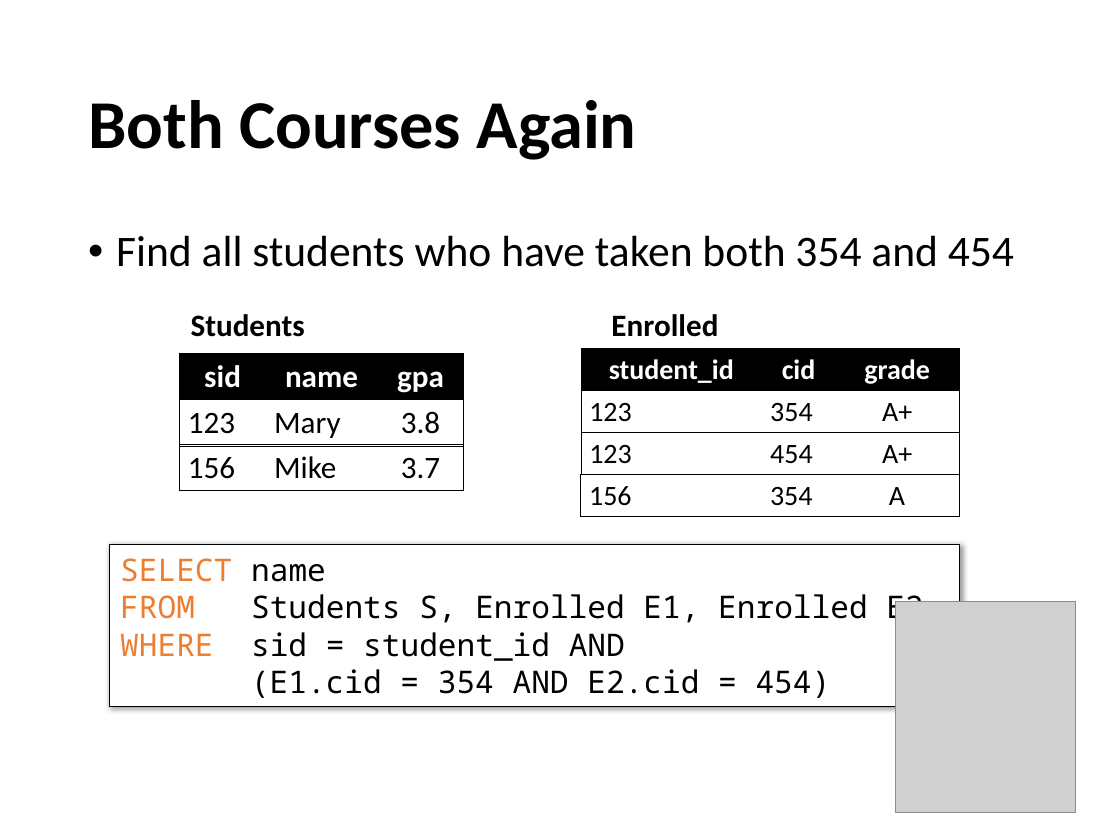
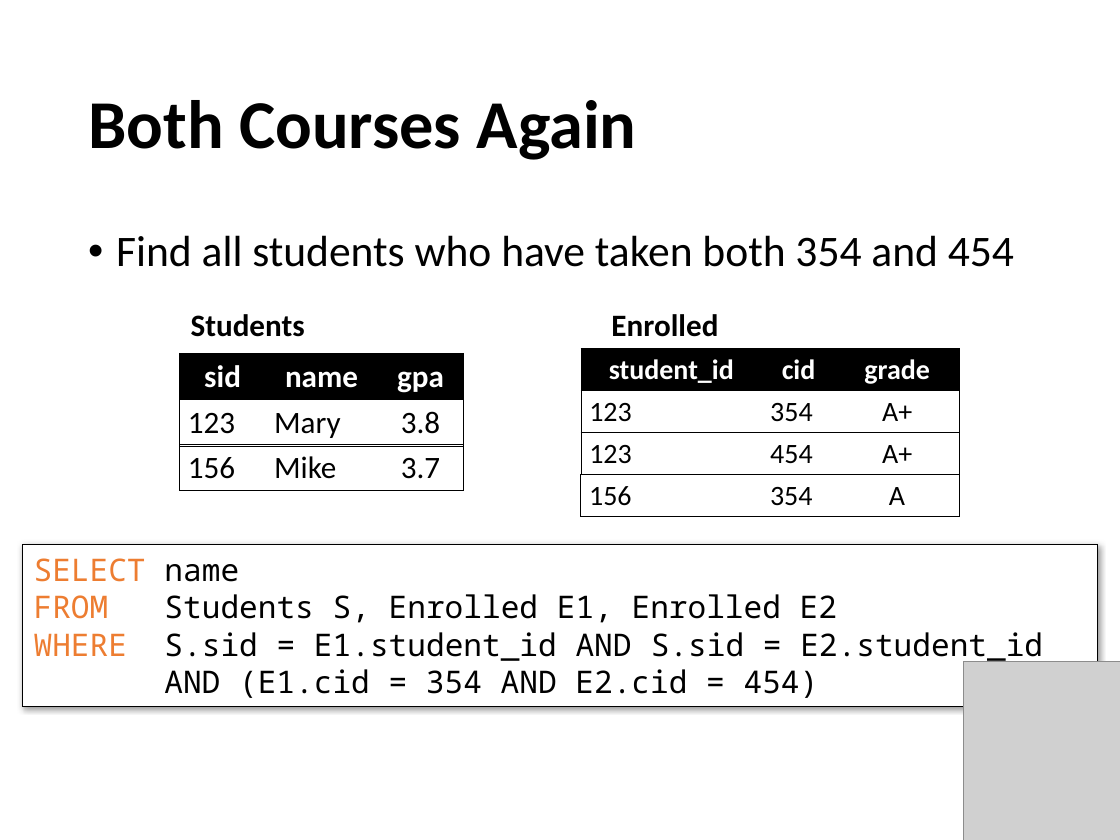
Before and after one commit to sfu-db/cmpt354, a slide deck: slide 51 of Lectures/lec3-sql-basics.pptx. Drawn at 1120x840 pixels with LibreOffice and Linux fonts; fonts in the diff are those of the drawing; grey boxes stand for pictures. Boxes give left, top, right and bottom in pixels: in the first picture for what was removed or moved away, otherwise in the second. Text is boxed around its words. In the diff, an @@ line names an element or a change of style, - is before the commit and + after.

Commit message:
add slides

```diff
--- a/Lectures/lec3-sql-basics.pptx
+++ b/Lectures/lec3-sql-basics.pptx
@@ rectangle "SELECT name FROM Students S, ...": place and size @@
-rectangle "SELECT name FROM Students S, ..." at (110, 544, 960, 707)
+rectangle "SELECT name FROM Students S, ..." at (22, 544, 1098, 707)
@@ text in rectangle at (34, 558, 1043, 698): text changed @@
-SELECT name
-FROM Students S, Enrolled E1, Enrolled E2
-WHERE sid = student_id AND
-(E1.cid = 354 AND E2.cid = 454)
+SELECT name
+FROM Students S, Enrolled E1, Enrolled E2
+WHERE S.sid = E1.student_id AND S.sid = E2.student_id
+AND (E1.cid = 354 AND E2.cid = 454)
@@ picture: place and size @@
-picture at (895, 601, 1075, 813)
+picture at (963, 662, 1120, 840)
@@ page number removed at (1013, 812, 1032, 814) @@
-51
```
Also in this commit, not shown: 1 other slide changed, 1 other file.
